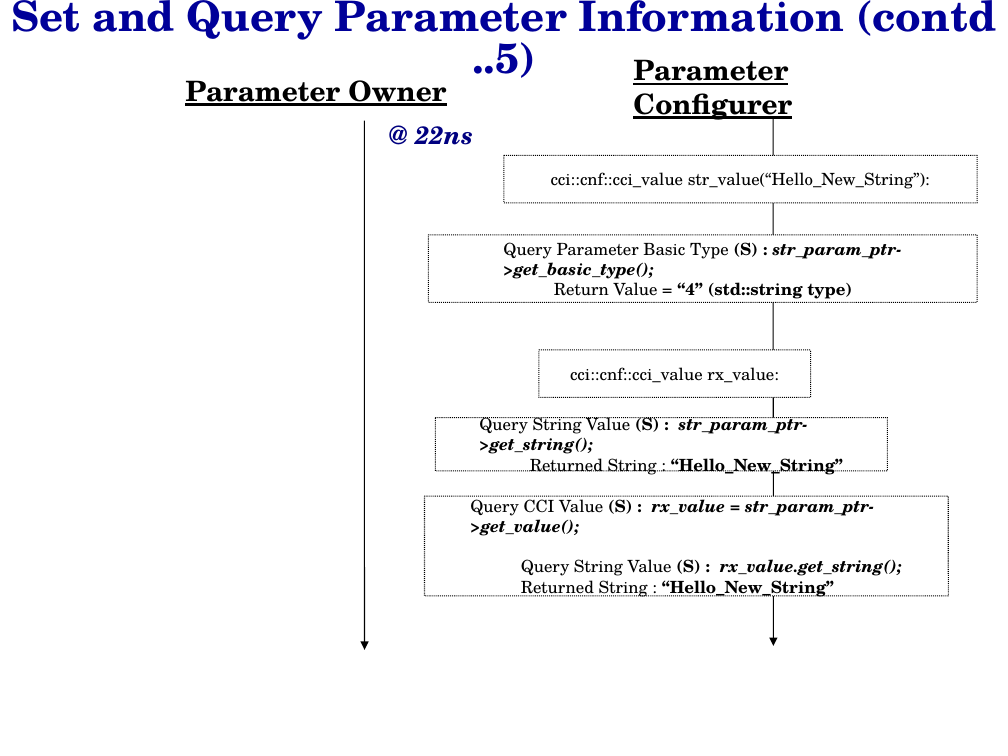
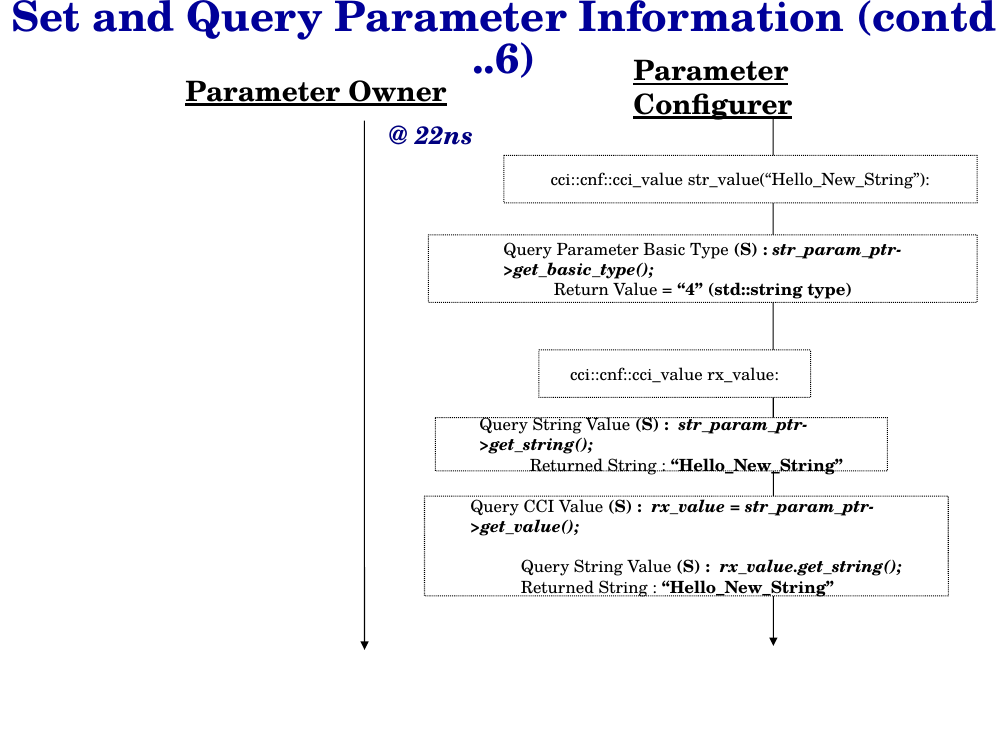
Before and after one commit to accellera-official/cci, a slide deck: slide 9 of examples/ex7_Parameter_Information/docs/ex7_Parameter_Information.ppt (slide 8 before the commit). Drawn at 1008x756 pixels with LibreOffice and Linux fonts; fonts in the diff are those of the drawing; background and template pictures are left out. Boxes give left, top, right and bottom in pixels: in the first picture for what was removed or moved away, otherwise in the second. Text is boxed around its words. In the diff, an @@ line names an element or a change of style, - is before the commit and + after.

Commit message:
Updated example#7 : Assigned initial value to the cci-parameter from within the 'sc_main' before the instantiation of the SC_MODULE(s); Re-arranged code a bit;  Read (local) README.txt for further details

```diff
--- a/examples/ex7_Parameter_Information/docs/ex7_Parameter_Information.ppt
+++ b/examples/ex7_Parameter_Information/docs/ex7_Parameter_Information.ppt
@@ text at (11, 0, 996, 78): text changed @@
-Set and Query Parameter Information (contd ..5)
+Set and Query Parameter Information (contd ..6)
```
Also in this commit, not shown: 12 other slides changed, 1 slide added, 5 other files.
